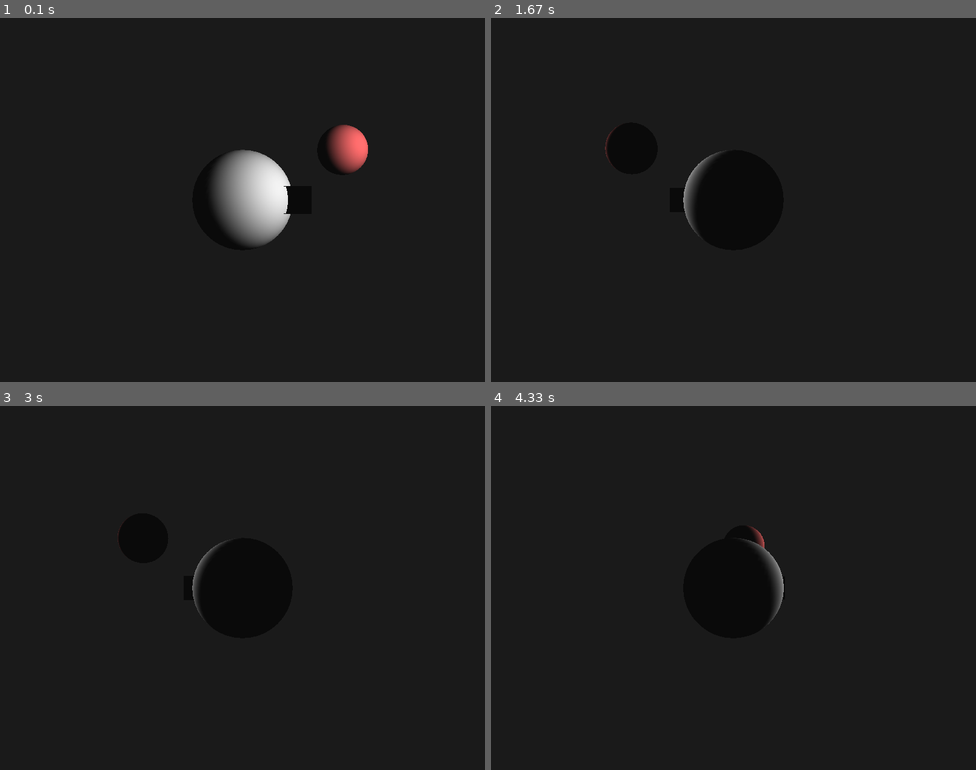
Above: before the commit, frames 1-4 (two rows, left to right).
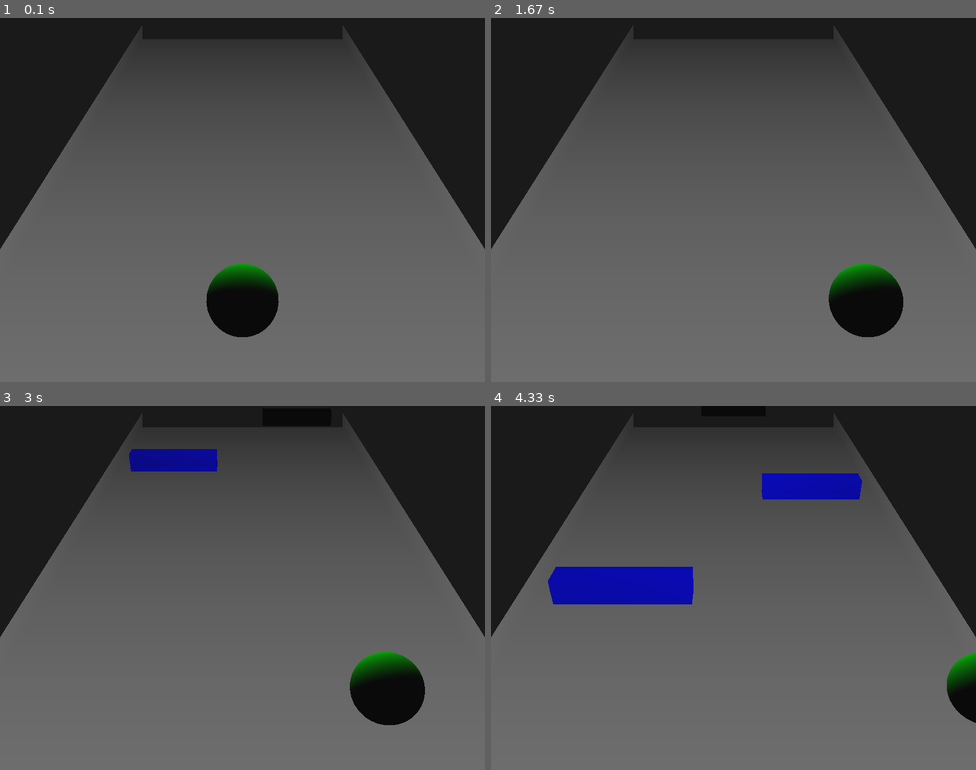
Above: after the commit, the same moments.

Repository: ellielove/endue
Game: pygame game, started from src/main.py
The game is run twice, just before and just after one commit, with the same random seed, the same clock (stepped at 60 frames per second) and the same inputs.
Inputs:
- Up to frame 1 (0.1 s): no input
- Up to frame 2 (1.67 s): hold Right 0.33-0.8 s; hold Right 0.83-1.3 s; hold Left from 1.33 s (still down)
- Up to frame 3 (3 s): release Left at 1.87 s; hold Left 1.9-2.3 s; hold Right 2.33-2.97 s
- Up to frame 4 (4.33 s): hold Left 3-3.47 s; hold Right 3.5-3.97 s; hold Right from 4 s (still down)

The runs differ from the first frame. In frame 1, 75% of the frame differs, in the area x 0-100%, y 3-100%; in frame 2, 76%; in frame 3, 76%; in frame 4, 77%.

Commit message:
Refactor into game.  I don't understand how the collision detection here works--and of the filters really.
But, it works, it spawns new blocks, and you keep playing until a
collision happens.

Diff:
--- a/src/main.py
+++ b/src/main.py
@@ -1,6 +1,7 @@
 
 import sys
 import math
+import random
 
 import pygame
 from pygame.locals import *
@@ -12,6 +13,7 @@
 # note: this is how you import something in the same level as the script
 from src.sphere import Sphere
 from src.cube import Cube
+from src.cube import Block
 from src.light import Light
 
 
@@ -24,18 +26,24 @@
         self.angle = 0
         self.distance = 20
 
-        self.light = Light(GL_LIGHT0, (15, 5, 15, 1))
-        self.sphere1 = Sphere(2, (0, 0, 0), (1, 1, 1, 1))
-        self.sphere2 = Sphere(1, (4, 2, 0), (1, 0.4, 0.4, 1))
-        self.cube1 = Cube((2, 0, 1.5), (1, 1, 1), (1, 1, 1, 1))
+        self.game_over = False
+        self.random_dt = 0
+        self.blocks = []
+        self.light = Light(GL_LIGHT0, (0, 15, -25, 1))
+        self.player = Sphere(1, position=(0,0,0), color=(0, 1, 0, 1))
+        self.ground = Cube(position=(0, -1, -20), scale=(16, 1, 60), color=(1, 1, 1, 1))
+
+        # example positions of objects
+        #self.light = Light(GL_LIGHT0, (15, 5, 15, 1))
+        #self.sphere1 = Sphere(2, (0, 0, 0), (1, 1, 1, 1))
+        #self.sphere2 = Sphere(1, (4, 2, 0), (1, 0.4, 0.4, 1))
+        #self.cube1 = Cube((2, 0, 1.5), (1, 1, 1), (1, 1, 1, 1))
 
     def start(self):
         pygame.init()
         pygame.display.set_mode((self.width, self.height), OPENGL | DOUBLEBUF)
         pygame.display.set_caption(self.title)
 
-        #glEnable(GL_LIGHTING)
-        glEnable(GL_CULL_FACE)
         glEnable(GL_DEPTH_TEST)
         self.light.enable()
 
@@ -44,51 +52,83 @@
         aspect = self.width / self.height
         gluPerspective(40., aspect, 1., 40.)
         glMatrixMode(GL_MODELVIEW)
+        glEnable(GL_CULL_FACE)
 
+        self.engine_loop()
+
+    def engine_loop(self):
         eng_clock = pygame.time.Clock()
         while True:
-            dt = eng_clock.tick(self.fps)
-            self.process_input(dt)
-            self.display()
+            for event in pygame.event.get():
+                if event.type == QUIT:
+                    pygame.quit()
+                    sys.exit()
+            if not self.game_over:
+                self.display()
+                dt = eng_clock.tick(self.fps)
+                for block in self.blocks:
+                    block.update(dt)
+                self.clear_past_blocks()
+                self.add_random_block(dt)
+                self.check_collision()
+                self.process_input(dt)
+
+    def check_collision(self):
+        blocks = filter(lambda x: 0 < x.position[2] < 1, self.blocks)
+        x = self.player.position[0]
+        r = self.player.radius
+        for block in blocks:
+            x1 = block.position[0]
+            s = block.size / 2
+            if x1-s < x-r < x1+s or x1-s < x+r < x1+s:
+                self.game_over = True
+                print("Game Over!")
+
+    def add_random_block(self, dt):
+        self.random_dt += dt
+        if self.random_dt >= 800:
+            r = random.random()
+            if r < 0.1:
+                self.random_dt = 0
+                self.generate_block(r)
+
+    def generate_block(self, r):
+        size = 7 if r < 0.03 else 5
+        offset = random.choice([-4, 0, 4])
+        self.blocks.append(Block((offset, 0, -40), size))
+
+    def clear_past_blocks(self):
+        blocks = filter(lambda x: x.position[2] > 5, self.blocks)
+        for block in blocks:
+            self.blocks.remove(block)
+            del block
 
     def process_input(self, dt):
-        for event in pygame.event.get():
-            if event.type == QUIT:
-                self.quit()
-            if event.type == KEYDOWN:
-                if event.key == K_ESCAPE:
-                    self.quit()
-                if event.key == K_F1:
-                    self.light.switch_color()
-
         keypress = pygame.key.get_pressed()
-        if keypress[K_UP]:
-            self.distance -= 0.01 * dt
-        if keypress[K_DOWN]:
-            self.distance += 0.01 * dt
+        x, y, z = self.player.position
         if keypress[K_LEFT]:
-            self.angle -= 0.005 * dt
+            x -= 0.01 * dt
         if keypress[K_RIGHT]:
-            self.angle += 0.005 * dt
-
-        self.distance = max(10, min(self.distance, 20))
-        self.angle %= math.pi * 2
+            x += 0.01 * dt
+        x = max(min(x, 7), -7)
+        self.player.position = (x, y, z)
 
     def display(self):
-        x = math.sin(self.angle) * self.distance
-        z = math.cos(self.angle) * self.distance
-
         glClear(GL_COLOR_BUFFER_BIT | GL_DEPTH_BUFFER_BIT)
         glLoadIdentity()
         gluLookAt(
-            x, 0, z,
-            0, 0, 0,
+            0, 10, 10,
+            0, 0, -5,
             0, 1, 0)
 
         self.light.render()
-        self.sphere1.render()
-        self.sphere2.render()
-        self.cube1.render()
+
+        for block in self.blocks:
+            block.render()
+
+        self.player.render()
+        self.ground.render()
+
         pygame.display.flip()
 
     def quit(self):
